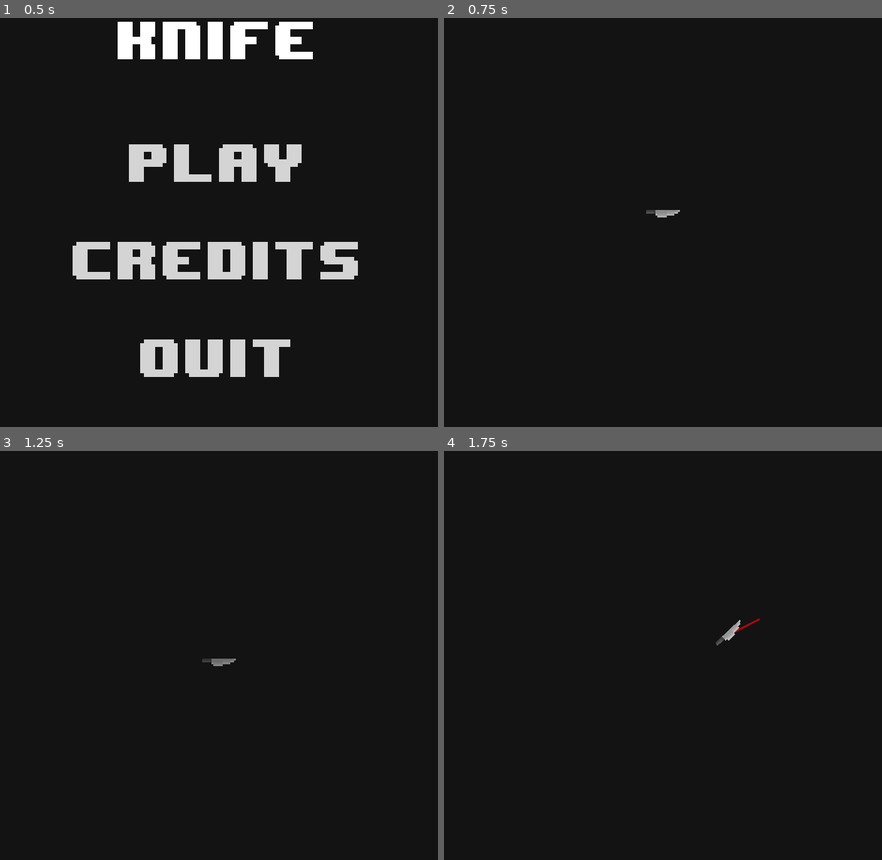
Above: before the commit, frames 1-4 (two rows, left to right).
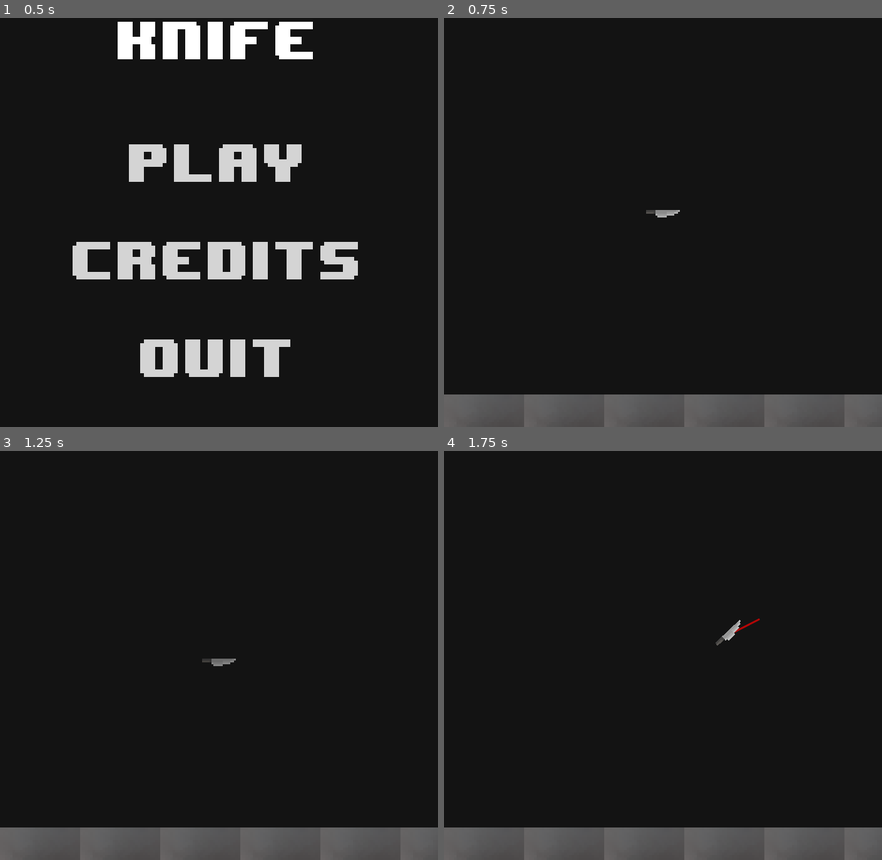
Above: after the commit, the same moments.

Repository: ljhs-games/week-74
Game: Godot game, scene res://scenes/TitleScreen.tscn
Same seed, same stepped clock (60 frames per second), same inputs: the game is played once before the commit and once after it.
Inputs (mouse positions are in pixels of both pictures, inside the frame that each line leads up to):
- Up to frame 1 (0.5 s): no input
- Up to frame 2 (0.75 s): click "Play" at 0.5 s
- Up to frame 3 (1.25 s): no input
- Up to frame 4 (1.75 s): move the mouse to (759, 618) at 1.27 s; click (759, 618) at 1.35 s

Frame 1 is identical in both runs. In frame 2, 8.0% of the frame differs, in the area x 0-100%, y 92-100%; in frame 3, 8.0%; in frame 4, 8.0%.

Commit message:
Enemies need to collide with floor

Diff:
--- /dev/null
+++ b/src/nodes/floor/Floor.tscn
@@ -0,0 +1,33 @@
+[gd_scene load_steps=3 format=2]
+
+[ext_resource path="res://nodes/floor/Stone_Tile.png" type="Texture" id=1]
+
+[sub_resource type="RectangleShape2D" id=1]
+
+custom_solver_bias = 0.0
+extents = Vector2( 350, 15 )
+
+[node name="Floor" type="StaticBody2D"]
+
+input_pickable = false
+collision_layer = 1
+collision_mask = 1
+constant_linear_velocity = Vector2( 0, 0 )
+constant_angular_velocity = 0.0
+friction = 1.0
+bounce = 0.0
+
+[node name="Sprite" type="Sprite" parent="." index="0"]
+
+position = Vector2( 350, 30 )
+scale = Vector2( 4, 4 )
+texture = ExtResource( 1 )
+region_enabled = true
+region_rect = Rect2( 0, 0, 175, 16 )
+_sections_unfolded = [ "Region", "Transform", "Z Index" ]
+
+[node name="CollisionShape2D" type="CollisionShape2D" parent="." index="1"]
+
+position = Vector2( 350, 28.9805 )
+shape = SubResource( 1 )
+_sections_unfolded = [ "Transform" ]
--- a/src/scenes/Game.tscn
+++ b/src/scenes/Game.tscn
@@ -1,9 +1,12 @@
-[gd_scene load_steps=3 format=2]
+[gd_scene load_steps=4 format=2]
 
 [ext_resource path="res://nodes/escape-listener/EscapeListener.tscn" type="PackedScene" id=1]
-[ext_resource path="res://nodes/player/Player.tscn" type="PackedScene" id=2]
+[ext_resource path="res://nodes/floor/Floor.tscn" type="PackedScene" id=2]
+[ext_resource path="res://nodes/player/Player.tscn" type="PackedScene" id=3]
 
 [node name="Game" type="Node2D" index="0"]
+
+_sections_unfolded = [ "Transform" ]
 
 [node name="UI" type="CanvasLayer" parent="." index="0"]
 
@@ -20,4 +23,9 @@
 _sections_unfolded = [ "Anchor", "Size Flags", "Visibility", "custom_colors", "custom_fonts" ]
 main_scene = "res://scenes/TitleScreen.tscn"
 
-[node name="Player" parent="." index="1" instance=ExtResource( 2 )]
+[node name="Floor" parent="." index="1" instance=ExtResource( 2 )]
+
+position = Vector2( 0, 650 )
+_sections_unfolded = [ "Transform" ]
+
+[node name="Player" parent="." index="2" instance=ExtResource( 3 )]
Binary file added: src/nodes/floor/Stone_Tile.png
Not shown, added: src/nodes/floor/Stone_Tile.png.import
